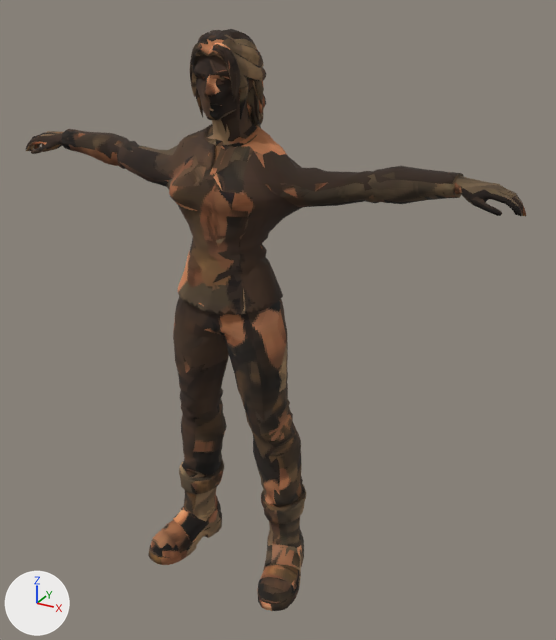
What one commit did to the glTF model assets/modeles/joueur/joueur_femme.glb.
Rendered twice from a camera (50 mm lens) standing at (1.11, -1.725, 1.757) and looking at (0.117, 0.079, 0.855). Every picture has the same lights, and +X, +Y and +Z are marked at lower left. The picture after the commit comes second. Vertices at exactly the same position are counted once.

Before the edit, the objects in view are built like this:
```python
me_bottes = bpy.data.meshes.new('bottes')
me_bottes.from_pydata(...)  # 1367 vertices, 2646 faces; spans x -0.265..0.265, y -0.164..0.137, z 0.0..0.292
me_bottes.materials.append(mat_joueur_femme)  # picture img_joueur_femme_atlas
me_cheveux = bpy.data.meshes.new('cheveux')
me_cheveux.from_pydata(...)  # 1084 vertices, 1875 faces; spans x -0.097..0.091, y -0.078..0.164, z 1.394..1.65
me_cheveux.materials.append(mat_joueur_femme)  # picture img_joueur_femme_atlas
me_pantalon = bpy.data.meshes.new('pantalon')
me_pantalon.from_pydata(...)  # 1433 vertices, 2462 faces; spans x -0.78..0.76, y -0.1..0.14, z 0.25..1.34
me_pantalon.materials.append(mat_joueur_femme)  # picture img_joueur_femme_atlas
me_peau = bpy.data.meshes.new('peau')
me_peau.from_pydata(...)  # 1028 vertices, 1542 faces; spans x -0.78..0.78, y -0.09..0.1, z 1.26..1.65
me_peau.materials.append(mat_joueur_femme)  # picture img_joueur_femme_atlas
me_tunique = bpy.data.meshes.new('tunique')
me_tunique.from_pydata(...)  # 1368 vertices, 2455 faces; spans x -0.704..0.69, y -0.117..0.153, z 0.921..1.502
me_tunique.materials.append(mat_joueur_femme)  # picture img_joueur_femme_atlas
ob_bottes = bpy.data.objects.new('bottes', me_bottes)
ob_bottes.location = (0.0, 0.0, 0.0)
ob_cheveux = bpy.data.objects.new('cheveux', me_cheveux)
ob_cheveux.location = (0.0, 0.0, 0.0)
ob_pantalon = bpy.data.objects.new('pantalon', me_pantalon)
ob_pantalon.location = (0.0, 0.0, 0.0)
ob_peau = bpy.data.objects.new('peau', me_peau)
ob_peau.location = (0.0, 0.0, 0.0)
ob_tunique = bpy.data.objects.new('tunique', me_tunique)
ob_tunique.location = (0.0, 0.0, 0.0)
```
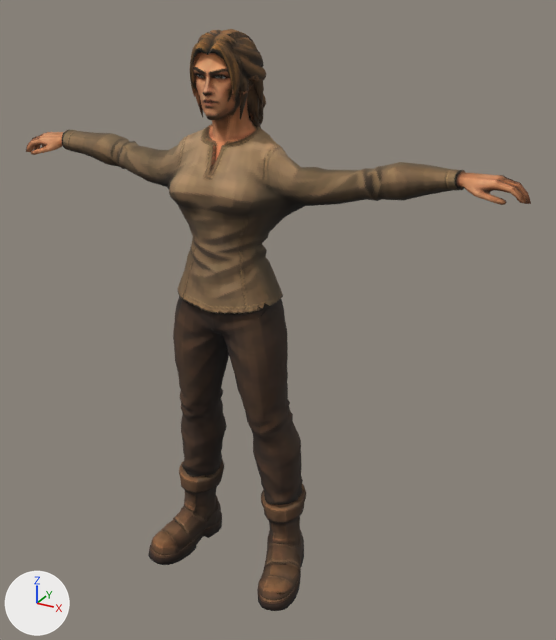
Patch to the scene script:
```diff
--- a/assets/modeles/joueur/joueur_femme.glb.py
+++ b/assets/modeles/joueur/joueur_femme.glb.py
@@ me_bottes @@
-me_bottes.from_pydata(...)  # 1367 vertices, 2646 faces; spans x -0.265..0.265, y -0.164..0.137, z 0.0..0.292
+me_bottes.from_pydata(...)  # 1378 vertices, 2668 faces; spans x -0.265..0.265, y -0.164..0.137, z 0.0..0.292
+# me_bottes part 1: 2633 kept faces spanning x -0.265..0.265, y -0.164..0.137, z 0.0..0.292 get new texture (UV) coordinates
+# edits to the shape of me_bottes do not show in these pictures
 me_bottes.materials.append(mat_joueur_femme)
@@ me_cheveux @@
-me_cheveux.from_pydata(...)  # 1084 vertices, 1875 faces; spans x -0.097..0.091, y -0.078..0.164, z 1.394..1.65
+me_cheveux.from_pydata(...)  # 1079 vertices, 1858 faces; spans x -0.097..0.091, y -0.078..0.164, z 1.405..1.649
+# me_cheveux part 2
+# 20 vertices are removed from x -0.08..0.064, y -0.062..0.145, z 1.394..1.65
+# 85 faces are deleted
+# 15 vertices are added at x -0.059..0.063, y -0.048..0.078, z 1.436..1.646
+# 68 new faces join them
+# me_cheveux part 3: 1789 kept faces spanning x -0.097..0.091, y -0.078..0.164, z 1.405..1.649 get new texture (UV) coordinates
 me_cheveux.materials.append(mat_joueur_femme)
@@ me_pantalon @@
-me_pantalon.from_pydata(...)  # 1433 vertices, 2462 faces; spans x -0.78..0.76, y -0.1..0.14, z 0.25..1.34
+me_pantalon.from_pydata(...)  # 1429 vertices, 2427 faces; spans x -0.78..0.77, y -0.1..0.14, z 0.24..1.35
+# me_pantalon part 4: 15 vertices moved from x 0.55..0.72, y 0.04..0.09, z 1.27..1.34 to x 0.51..0.72, y 0.05..0.13, z 1.28..1.35; 81 vertices removed from x 0.51..0.74, y 0.01..0.12, z 1.26..1.34; 98 vertices added at x 0.47..0.77, y 0.05..0.13, z 1.27..1.34
+# me_pantalon part 5: 3 vertices removed from x -0.08..-0.06, y 0.11..0.13, z 0.95..0.96; 9 vertices added at x -0.15..0.15, y -0.1..0.05, z 0.94..0.96
+# me_pantalon part 6: 2193 kept faces spanning x -0.78..0.61, y -0.1..0.14, z 0.25..1.35 get new texture (UV) coordinates
+# other edits to the shape of me_pantalon do not show in these pictures
 me_pantalon.materials.append(mat_joueur_femme)
@@ me_peau @@
-me_peau.from_pydata(...)  # 1028 vertices, 1542 faces; spans x -0.78..0.78, y -0.09..0.1, z 1.26..1.65
+me_peau.from_pydata(...)  # 1049 vertices, 1532 faces; spans x -0.78..0.78, y -0.09..0.16, z 1.26..1.65
+# me_peau part 7: 24 vertices moved from x 0.61..0.78, y 0.03..0.09, z 1.27..1.33 to x 0.61..0.77, y 0.04..0.09, z 1.28..1.32; 186 vertices removed from x 0.61..0.78, y 0.01..0.1, z 1.26..1.34; 187 vertices added at x 0.53..0.78, y 0.04..0.13, z 1.28..1.35
+# me_peau part 8: 8 vertices moved from x -0.05..0.08, y -0.06..0.05, z 1.48..1.62 to x -0.05..0.08, y -0.06..0.05, z 1.47..1.62; 61 vertices removed from x -0.08..0.08, y -0.09..0.09, z 1.29..1.64; 75 vertices added at x -0.16..0.16, y -0.08..0.16, z 1.3..1.64
+# me_peau part 9: 8 vertices moved from x -0.77..-0.7, y 0.02..0.09, z 1.27..1.31 to x -0.77..-0.7, y 0.02..0.09, z 1.27..1.3; 35 vertices removed from x -0.78..-0.62, y 0.02..0.1, z 1.27..1.33; 36 vertices added at x -0.78..-0.67, y 0.02..0.1, z 1.26..1.32
+# me_peau part 10: 824 kept faces spanning x -0.77..0.77, y -0.09..0.1, z 1.26..1.65 get new texture (UV) coordinates
+# other edits to the shape of me_peau do not show in these pictures
 me_peau.materials.append(mat_joueur_femme)
@@ me_tunique @@
-me_tunique.from_pydata(...)  # 1368 vertices, 2455 faces; spans x -0.704..0.69, y -0.117..0.153, z 0.921..1.502
+me_tunique.from_pydata(...)  # 1403 vertices, 2495 faces; spans x -0.646..0.689, y -0.117..0.153, z 0.921..1.502
+# me_tunique part 11: 263 vertices moved from x 0.035..0.592, y -0.112..0.131, z 1.099..1.361 to x 0.035..0.591, y -0.112..0.145, z 1.097..1.361; 44 vertices removed from x -0.15..0.618, y -0.097..0.145, z 0.925..1.428; 72 vertices added at x -0.069..0.689, y -0.069..0.133, z 0.932..1.472
+# me_tunique part 12: 142 vertices moved from x -0.61..-0.31, y 0.014..0.131, z 1.231..1.342 to x -0.61..-0.31, y 0.014..0.131, z 1.23..1.341; 19 vertices removed from x -0.612..-0.545, y 0.035..0.111, z 1.281..1.342; 38 vertices added at x -0.646..-0.544, y 0.035..0.111, z 1.279..1.342
+# me_tunique part 13: 2311 kept faces spanning x -0.61..0.591, y -0.117..0.153, z 0.921..1.502 get new texture (UV) coordinates
+# other edits to the shape of me_tunique do not show in these pictures
 me_tunique.materials.append(mat_joueur_femme)
```

Where the change shows, as pixel boxes [x1, y1, x2, y2] in the pictures (556 x 640 px; the box of a moved part takes in the faces that stretch with it):
'tunique', reshaped
    before: [62, 105, 458, 315]
    after: [62, 103, 458, 314]
'pantalon', reshaped
    before: [32, 129, 516, 507]
    after: [32, 134, 520, 505]
'peau', reshaped
    before: [26, 29, 526, 216]
    after: [26, 29, 531, 205]
part 1 of me_bottes, surface changed
    both: [148, 462, 306, 611]
part 2 of me_cheveux, moved or reshaped
    before: [199, 29, 265, 112]
    after: [201, 30, 252, 116]
part 3 of me_cheveux, surface changed
    both: [190, 30, 266, 126]
part 4 of me_pantalon, moved or reshaped
    before: [425, 173, 502, 212]
    after: [402, 170, 507, 203]
part 5 of me_pantalon, reshaped
    after: [201, 293, 283, 315]
part 6 of me_pantalon, surface changed
    both: [32, 134, 459, 505]
part 7 of me_peau, moved or reshaped
    before: [453, 174, 526, 216]
    after: [423, 171, 531, 205]
part 8 of me_peau, moved or reshaped
    before: [190, 39, 260, 179]
    after: [174, 31, 286, 175]
part 9 of me_peau, moved or reshaped
    before: [26, 135, 46, 154]
    after: [26, 135, 48, 154]
part 10 of me_peau, surface changed
    both: [27, 29, 275, 170]
part 11 of me_tunique, moved or reshaped
    before: [198, 137, 458, 309]
    after: [198, 103, 458, 255]
part 12 of me_tunique, moved or reshaped
    before: [62, 130, 158, 179]
    after: [62, 129, 157, 179]
part 13 of me_tunique, surface changed (lighter)
    both: [63, 105, 448, 314]
